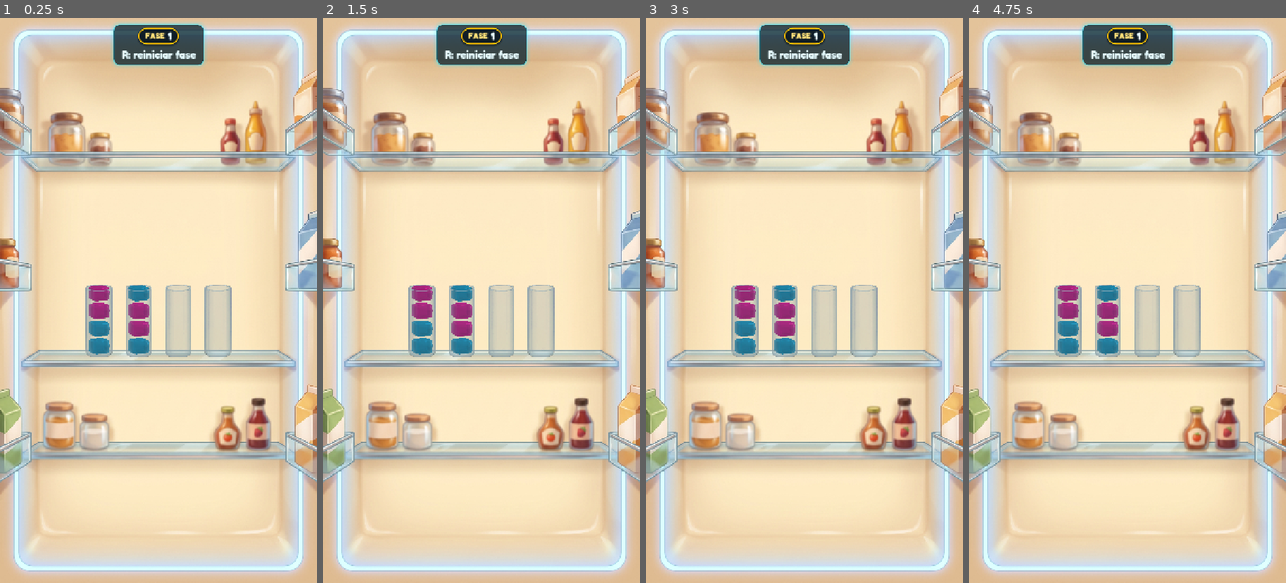
Above: before the commit, frames 1-4 (left to right).
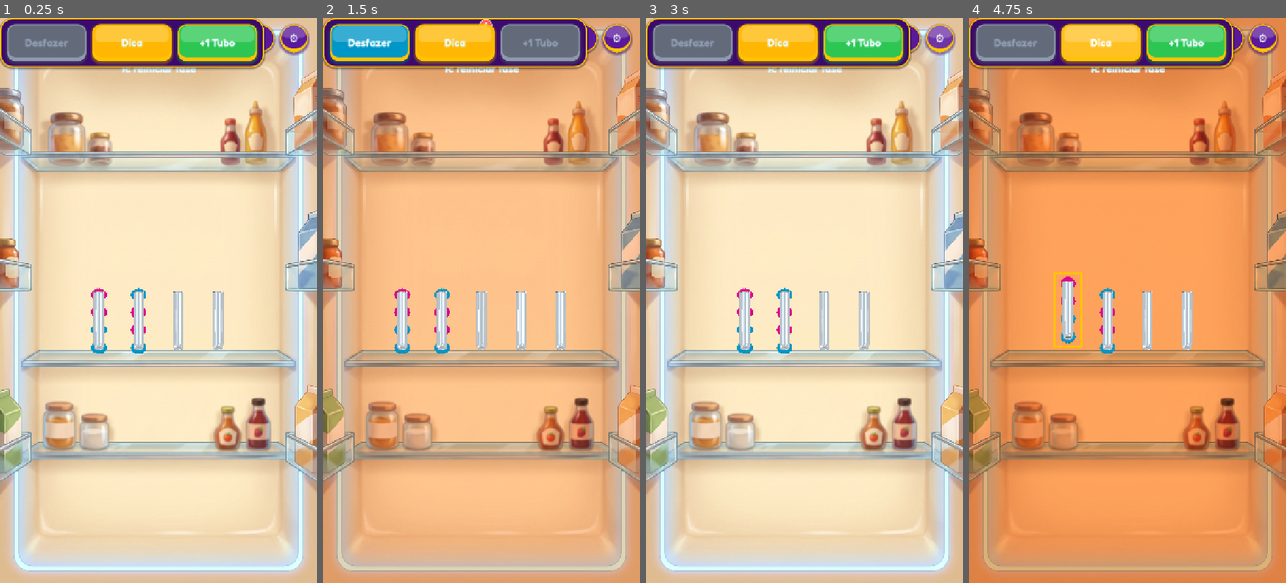
Above: after the commit, the same moments.

Repository: rbotgd-gif/colorvessel
Game: Godot game, scene res://visual/scenes/main.tscn
Two runs of this game, one before a commit and one after it. Both use one fixed random seed, a clock stepped at 60 frames per second and the inputs below.
Inputs (mouse positions are in pixels of both pictures, inside the frame that each line leads up to):
- Up to frame 1 (0.25 s): no input
- Up to frame 2 (1.5 s): click (456, 40) at 0.5 s, where only the run after the commit has a clickable "Dica"; click (541, 40) at 1.25 s, where only the run after the commit has a clickable "+1 Tubo"
- Up to frame 3 (3 s): click (693, 40) at 2 s, where only the run after the commit has a clickable "Desfazer"; click (940, 40) at 2.75 s, where only the run after the commit has a clickable "⚙"
- Up to frame 4 (4.75 s): click (1263, 40) at 3.5 s, where only the run after the commit has a clickable "⚙"; click (1102, 40) at 4.25 s, where only the run after the commit has a clickable "Dica"

The runs differ from the first frame. In frame 1, 12% of the frame differs, in the area x 0-98%, y 0-60%; in frame 2, 99%; in frame 3, 12%; in frame 4, 100%, in the area x 0-100%, y 0-100%.

Commit message:
feat: Fase 3 - HUD superior Juicy Glossy e Dock de Poderes
- tabuleiro_view prioriza sprites 3D com alfa real (blender/) com fallback para chroma key
- HudSuperior (moedas, Nível X, config) e DockPoderes (Desfazer, Dica, +1 Tubo com badges)
- main.gd conecta o dock aos métodos do Core; testes da Fase 3 (5/5 passando)

Co-Authored-By: Claude Sonnet 5.5 <noreply@anthropic.com>

Diff:
--- a/visual/scripts/main.gd
+++ b/visual/scripts/main.gd
@@ -9,7 +9,8 @@
 const T = preload("res://visual/tema/cv_tokens.gd")
 const Tema = preload("res://visual/tema/cv_tema.gd")
 const BotaoJuicy = preload("res://visual/ui/botao_juicy.gd")
-const Pilula = preload("res://visual/ui/pilula.gd")
+const HudSuperior = preload("res://visual/ui/hud_superior.gd")
+const DockPoderes = preload("res://visual/ui/dock_poderes.gd")
 
 const FASE_INICIAL: int = 1
 const CORES_FASE_INICIAL: int = 2  # Fase 1 = 2 cores; cada fase soma 1
@@ -25,12 +26,16 @@
 const SQUASH_VELOCIDADE: float = TabuleiroViewClass.SQUASH_VELOCIDADE
 
 const Y_HUD: float = 14.0
+const Y_STATUS: float = 100.0
+const MARGEM_TELA: float = 20.0
+const MARGEM_DOCK: float = 24.0
 const TAM_FONTE_STATUS: int = T.TAM_FONTE_CORPO
 
 var fase: int = FASE_INICIAL
 var vista: Node2D  # TabuleiroView
-var hud: PanelContainer
-var pilula_fase: Pilula
+var hud: PanelContainer  # status + Próxima Fase
+var hud_superior: HudSuperior
+var dock: DockPoderes
 var label_status: Label
 var botao_proxima: Button
 
@@ -105,7 +110,7 @@
 func celebrar_vitoria() -> void:
 	vista.celebrar_vitoria()
 
-# --- HUD "Visor Térmico" ---
+# --- HUD (Juicy Glossy) ---
 
 func _novo_label(tam: int) -> Label:
 	var l := Label.new()
@@ -116,17 +121,27 @@
 	return l
 
 func _montar_hud() -> void:
+	var tema: Theme = Tema.criar_tema()
+	var largura: float = get_viewport_rect().size.x
+	var altura: float = get_viewport_rect().size.y
+
+	# Barra superior: moedas | Nível X | configurações.
+	hud_superior = HudSuperior.new()
+	hud_superior.theme = tema
+	hud_superior.position = Vector2(MARGEM_TELA, Y_HUD)
+	hud_superior.size = Vector2(largura - 2.0 * MARGEM_TELA, 0.0)
+	add_child(hud_superior)
+
+	# Status + "Próxima Fase" logo abaixo da barra (cliques passam para os tubos).
 	hud = PanelContainer.new()
-	hud.theme = Tema.criar_tema()
-	hud.mouse_filter = Control.MOUSE_FILTER_IGNORE  # cliques passam para os tubos
+	hud.theme = tema
+	hud.mouse_filter = Control.MOUSE_FILTER_IGNORE
+	hud.add_theme_stylebox_override("panel", StyleBoxEmpty.new())
 	var caixa := VBoxContainer.new()
 	caixa.add_theme_constant_override("separation", 8)
 	caixa.mouse_filter = Control.MOUSE_FILTER_IGNORE
 	hud.add_child(caixa)
-	pilula_fase = Pilula.new("FASE", "1")
-	pilula_fase.size_flags_horizontal = Control.SIZE_SHRINK_CENTER
 	label_status = _novo_label(TAM_FONTE_STATUS)
-	caixa.add_child(pilula_fase)
 	caixa.add_child(label_status)
 	botao_proxima = BotaoJuicy.new()
 	botao_proxima.text = "Próxima Fase"
@@ -135,25 +150,59 @@
 	add_child(hud)
 	hud.resized.connect(_centralizar_hud)
 
+	# Dock inferior de poderes.
+	dock = DockPoderes.new()
+	dock.theme = tema
+	add_child(dock)
+	dock.resized.connect(func() -> void:
+		dock.position = Vector2((largura - dock.size.x) / 2.0, altura - dock.size.y - MARGEM_DOCK))
+	dock.desfazer_pedido.connect(usar_desfazer)
+	dock.dica_pedida.connect(usar_dica)
+	dock.tubo_pedido.connect(usar_tubo)
+
 func _centralizar_hud() -> void:
-	hud.position = Vector2((get_viewport_rect().size.x - hud.size.x) / 2.0, Y_HUD)
+	hud.position = Vector2((get_viewport_rect().size.x - hud.size.x) / 2.0, Y_STATUS)
 
 func _atualizar_hud() -> void:
 	if hud == null:
 		return
-	pilula_fase.definir_valor(str(fase))
+	hud_superior.definir_nivel(fase)
 	var venceu: bool = tabuleiro.is_vitoria()
 	label_status.text = "Vitória! (N/Enter: próxima fase)" if venceu else "R: reiniciar fase"
 	botao_proxima.visible = venceu
 	hud.reset_size()  # encolhe/expande conforme o botão aparece
 	_centralizar_hud()
+	dock.atualizar(tabuleiro)
 
 func _brilhar_hud() -> void:
 	if hud == null:
 		return
 	hud.modulate = Color(1.6, 1.6, 1.6)
-	hud.create_tween().tween_property(hud, "modulate", Color.WHITE, 0.8) \
-		.set_trans(Tween.TRANS_SINE).set_ease(Tween.EASE_OUT)
+	hud.create_tween().tween_property(hud, "modulate", Color.WHITE, 0.8) 		.set_trans(Tween.TRANS_SINE).set_ease(Tween.EASE_OUT)
+
+# --- Poderes (a regra é do Core; aqui só intenção + remontar a partir do estado) ---
+
+func usar_desfazer() -> bool:
+	vista.selecionar(SEM_SELECAO)
+	var ok: bool = tabuleiro.desfazer()
+	vista.montar()
+	return ok
+
+func usar_tubo() -> bool:
+	vista.selecionar(SEM_SELECAO)
+	var ok: bool = tabuleiro.adicionar_tubo_auxiliar()
+	vista.montar()
+	return ok
+
+# Destaca a origem da próxima jogada sugerida e pulsa o destino. false se não há dica.
+func usar_dica() -> bool:
+	var d: Vector2i = tabuleiro.dica()
+	if d == Tabuleiro.SEM_DICA:
+		return false
+	vista.selecionar(d.x)
+	vista.montar()
+	vista.pulsar_tubo(d.y)
+	return true
 
 # --- Progressão de fases ---
 
--- a/visual/scripts/tabuleiro_view.gd
+++ b/visual/scripts/tabuleiro_view.gd
@@ -12,6 +12,9 @@
 const TEX_FUNDO: Texture2D = preload("res://visual/assets/fundo_geladeira.jpg")
 const TEX_TUBO_BRUTA: Texture2D = preload("res://visual/assets/tubo_vidro.png")
 const TEX_BLOCO_BRUTA: Texture2D = preload("res://visual/assets/bloco_gelatina.png")
+# Sprites 3D (Blender) com alfa real: preferidos; se faltarem, cai no asset antigo + chroma key.
+const CAMINHO_TUBO_3D := "res://visual/assets/blender/tubo_vidro_3d.png"
+const CAMINHO_BLOCO_3D := "res://visual/assets/blender/bloco_gelatina_3d.png"
 
 const SEM_SELECAO: int = -1
 
@@ -59,8 +62,8 @@
 var sprites_blocos: Array = []  # [tubo] -> Array[Sprite2D], de baixo para cima
 
 func _ready() -> void:
-	tex_tubo = chroma_key(TEX_TUBO_BRUTA, LIMIAR_TUBO)
-	tex_bloco = chroma_key(TEX_BLOCO_BRUTA, LIMIAR_BLOCO)
+	tex_tubo = _textura(CAMINHO_TUBO_3D, TEX_TUBO_BRUTA, LIMIAR_TUBO)
+	tex_bloco = _textura(CAMINHO_BLOCO_3D, TEX_BLOCO_BRUTA, LIMIAR_BLOCO)
 	fundo = TextureRect.new()
 	fundo.texture = TEX_FUNDO
 	fundo.expand_mode = TextureRect.EXPAND_IGNORE_SIZE
@@ -180,6 +183,14 @@
 
 # --- Assets ---
 
+# Prefere o sprite 3D com alfa real; senão (ausente/não importado) usa o antigo com chroma key.
+static func _textura(caminho_3d: String, bruta: Texture2D, limiar: float) -> Texture2D:
+	if ResourceLoader.exists(caminho_3d):
+		var tex := load(caminho_3d) as Texture2D
+		if tex != null:
+			return tex
+	return chroma_key(bruta, limiar)
+
 # Remove o fundo escuro chapado: o alfa cresce com a distância da cor do canto, e a
 # cor é "despremultiplicada" sobre esse fundo para o vidro não ficar acinzentado.
 static func chroma_key(bruta: Texture2D, limiar: float) -> ImageTexture:
--- a/visual/tema/cv_tokens.gd
+++ b/visual/tema/cv_tokens.gd
@@ -16,6 +16,8 @@
 const TEXTO := Color("#E6FBFF")
 const TEXTO_ESCURO := Color("#0B2530")
 const NEUTRO := Color("#8D99AE")
+const ROXO := Color("#5A189A")        # HUD/Dock: corpo das pílulas roxas
+const ROXO_ESCURO := Color("#3C096C")
 
 # --- Visor térmico (painéis escuros translúcidos) ---
 const VISOR_FUNDO := Color(0.03, 0.08, 0.12, 0.72)
--- a/visual/tests/test_main_scene.gd
+++ b/visual/tests/test_main_scene.gd
@@ -157,6 +157,20 @@
 	tecla(main, KEY_N)
 	ok(main.fase == 4 and main.tabuleiro.tubos.size() == 7, "Tecla N avança de fase")
 
+	# --- Fase 3: HUD superior e Dock de Poderes ---
+	main.iniciar_fase(2)
+	ok(main.hud_superior.label_nivel.text == "Nível 2", "HUD mostra 'Nível 2'")
+	ok(main.dock.botao_desfazer.disabled and not main.dock.badge_desfazer.visible, "Desfazer desabilitado sem histórico")
+	ok(main.dock.badge_tubo.text == "1" and not main.dock.botao_tubo.disabled, "Badge do +1 Tubo mostra 1 restante")
+	var n_tubos: int = main.tabuleiro.tubos.size()
+	main.dock.botao_tubo.pressed.emit()
+	ok(main.tabuleiro.tubos.size() == n_tubos + 1 and main.dock.botao_tubo.disabled, "+1 Tubo chega ao Core e esgota o poder")
+	ok(main.sprites_tubos.size() == n_tubos + 1, "Visual remonta com o tubo extra")
+	main.dock.botao_desfazer.pressed.emit()
+	ok(main.tabuleiro.tubos.size() == n_tubos and not main.dock.botao_tubo.disabled, "Desfazer remove o tubo auxiliar")
+	main.dock.botao_dica.pressed.emit()
+	ok(main.selecionado != main.SEM_SELECAO, "Dica seleciona a origem sugerida")
+
 	main.queue_free()
 	if falhas == 0:
 		print("OK: Todos os testes passaram!")
--- /dev/null
+++ b/visual/ui/dock_poderes.gd
@@ -0,0 +1,72 @@
+extends PanelContainer
+# Dock inferior roxo com borda dourada: Desfazer, Dica e +1 Tubo, cada um com badge vermelho.
+# Não decide regra: os botões só emitem a intenção; main.gd chama o Core e chama atualizar().
+
+signal desfazer_pedido
+signal dica_pedida
+signal tubo_pedido
+
+const T = preload("res://visual/tema/cv_tokens.gd")
+const Tema = preload("res://visual/tema/cv_tema.gd")
+const BotaoJuicy = preload("res://visual/ui/botao_juicy.gd")
+const Badge = preload("res://visual/ui/badge.gd")
+
+const TAM_BOTAO_PODER := Vector2(180, 84)
+
+var botao_desfazer: Button
+var botao_dica: Button
+var botao_tubo: Button
+var badge_desfazer: Label
+var badge_dica: Label
+var badge_tubo: Label
+
+func _init() -> void:
+	mouse_filter = Control.MOUSE_FILTER_STOP  # clique no dock não vaza para os tubos
+	var e := Tema.estilo_pilula(T.ROXO_ESCURO, T.OURO)
+	e.set_corner_radius_all(T.RAIO_PAINEL + 14)
+	e.content_margin_top = 14
+	e.content_margin_bottom = 14
+	add_theme_stylebox_override("panel", e)
+	var linha := HBoxContainer.new()
+	linha.add_theme_constant_override("separation", 14)
+	linha.mouse_filter = Control.MOUSE_FILTER_IGNORE
+	add_child(linha)
+	var d := _poder("Desfazer", T.BOTAO_SECUNDARIO, linha)
+	botao_desfazer = d[0]; badge_desfazer = d[1]
+	var h := _poder("Dica", T.BOTAO_OURO, linha)
+	botao_dica = h[0]; badge_dica = h[1]
+	var t := _poder("+1 Tubo", T.BOTAO_PRIMARIO, linha)
+	botao_tubo = t[0]; badge_tubo = t[1]
+	botao_desfazer.pressed.connect(func() -> void: desfazer_pedido.emit())
+	botao_dica.pressed.connect(func() -> void: dica_pedida.emit())
+	botao_tubo.pressed.connect(func() -> void: tubo_pedido.emit())
+	badge_dica.visible = false  # o Core ainda não tem quantidade de dicas (economia: Fase 5)
+
+# Botão + badge no canto superior direito. Retorna [botao, badge].
+func _poder(texto: String, cor: Color, pai: Control) -> Array:
+	var moldura := Control.new()
+	moldura.custom_minimum_size = TAM_BOTAO_PODER
+	moldura.mouse_filter = Control.MOUSE_FILTER_IGNORE
+	var b: Button = BotaoJuicy.new()
+	b.text = texto
+	b.cor_base = cor
+	b.custom_minimum_size = TAM_BOTAO_PODER
+	b.set_anchors_preset(Control.PRESET_FULL_RECT)
+	moldura.add_child(b)
+	var badge := Badge.new()
+	badge.set_anchors_preset(Control.PRESET_TOP_RIGHT)
+	badge.position = Vector2(TAM_BOTAO_PODER.x - Badge.TAMANHO * 0.7, -Badge.TAMANHO * 0.4)
+	moldura.add_child(badge)
+	pai.add_child(moldura)
+	return [b, badge]
+
+# Reflete o estado do Core (habilita/desabilita e atualiza os números).
+func atualizar(tabuleiro: Tabuleiro) -> void:
+	var desfazer_ok: bool = tabuleiro.pode_desfazer()
+	botao_desfazer.disabled = not desfazer_ok
+	badge_desfazer.definir(tabuleiro.historico.tamanho())
+	var vitoria: bool = tabuleiro.is_vitoria()
+	botao_dica.disabled = vitoria
+	var restantes: int = tabuleiro.MAX_TUBOS_AUXILIARES - tabuleiro.tubos_auxiliares()
+	botao_tubo.disabled = not tabuleiro.pode_adicionar_tubo()
+	badge_tubo.definir(maxi(restantes, 0))
--- /dev/null
+++ b/visual/ui/hud_superior.gd
@@ -0,0 +1,72 @@
+extends HBoxContainer
+# HUD superior "Juicy Glossy": pílula de moedas | pílula "Nível X" roxa com borda dourada | engrenagem.
+# Só apresenta. O valor das moedas vem de fora (economia é do Core/meta, Fase 5).
+
+signal configuracoes_pedidas
+
+const T = preload("res://visual/tema/cv_tokens.gd")
+const Tema = preload("res://visual/tema/cv_tema.gd")
+const Pilula = preload("res://visual/ui/pilula.gd")
+const BotaoJuicy = preload("res://visual/ui/botao_juicy.gd")
+const CAMINHO_MOEDA := "res://visual/assets/blender/icone_moeda.png"
+
+const TAM_ICONE: float = 36.0
+const TAM_CONFIG: float = 64.0
+
+var pilula_moedas: Pilula
+var pilula_nivel: PanelContainer
+var label_nivel: Label
+var botao_config: Button
+
+func _init() -> void:
+	mouse_filter = Control.MOUSE_FILTER_IGNORE
+	add_theme_constant_override("separation", 12)
+	alignment = BoxContainer.ALIGNMENT_CENTER
+
+	pilula_moedas = Pilula.new("", "0")
+	if ResourceLoader.exists(CAMINHO_MOEDA):
+		var icone := TextureRect.new()
+		icone.texture = load(CAMINHO_MOEDA)
+		icone.custom_minimum_size = Vector2(TAM_ICONE, TAM_ICONE)
+		icone.expand_mode = TextureRect.EXPAND_IGNORE_SIZE
+		icone.stretch_mode = TextureRect.STRETCH_KEEP_ASPECT_CENTERED
+		icone.mouse_filter = Control.MOUSE_FILTER_IGNORE
+		var caixa: HBoxContainer = pilula_moedas.get_child(0)
+		caixa.add_child(icone)
+		caixa.move_child(icone, 0)
+	pilula_moedas.custom_minimum_size = Vector2(150, 52)
+	add_child(pilula_moedas)
+
+	pilula_nivel = PanelContainer.new()
+	pilula_nivel.mouse_filter = Control.MOUSE_FILTER_IGNORE
+	pilula_nivel.add_theme_stylebox_override("panel", Tema.estilo_pilula(T.ROXO, T.OURO))
+	pilula_nivel.size_flags_horizontal = Control.SIZE_EXPAND_FILL
+	label_nivel = Label.new()
+	label_nivel.text = "Nível 1"
+	label_nivel.horizontal_alignment = HORIZONTAL_ALIGNMENT_CENTER
+	label_nivel.add_theme_font_size_override("font_size", T.TAM_FONTE_TITULO)
+	label_nivel.add_theme_color_override("font_color", T.TEXTO)
+	label_nivel.mouse_filter = Control.MOUSE_FILTER_IGNORE
+	pilula_nivel.add_child(label_nivel)
+	add_child(pilula_nivel)
+
+	botao_config = BotaoJuicy.new()
+	botao_config.text = "⚙"
+	botao_config.cor_base = T.ROXO
+	botao_config.custom_minimum_size = Vector2(TAM_CONFIG, TAM_CONFIG)
+	botao_config.add_theme_stylebox_override("normal", _circulo(T.ROXO))
+	botao_config.add_theme_stylebox_override("hover", _circulo(T.ROXO.lightened(0.12)))
+	botao_config.add_theme_stylebox_override("pressed", _circulo(T.ROXO.darkened(0.08)))
+	botao_config.pressed.connect(func() -> void: configuracoes_pedidas.emit())
+	add_child(botao_config)
+
+func _circulo(cor: Color) -> StyleBoxFlat:
+	var e := Tema.estilo_botao(cor)
+	e.set_corner_radius_all(int(TAM_CONFIG))
+	return e
+
+func definir_nivel(n: int) -> void:
+	label_nivel.text = "Nível %d" % n
+
+func definir_moedas(qtd: int) -> void:
+	pilula_moedas.definir_valor(str(qtd))
Not shown, added: core/src/historico.gd.uid
Not shown, added: core/tests/test_poderes.gd.uid
Not shown, added: visual/assets/blender/bloco_gelatina_3d.png.import
Not shown, added: visual/assets/blender/icone_coracao.png.import
Not shown, added: visual/assets/blender/icone_moeda.png.import
Not shown, added: visual/assets/blender/tubo_vidro_3d.png.import
